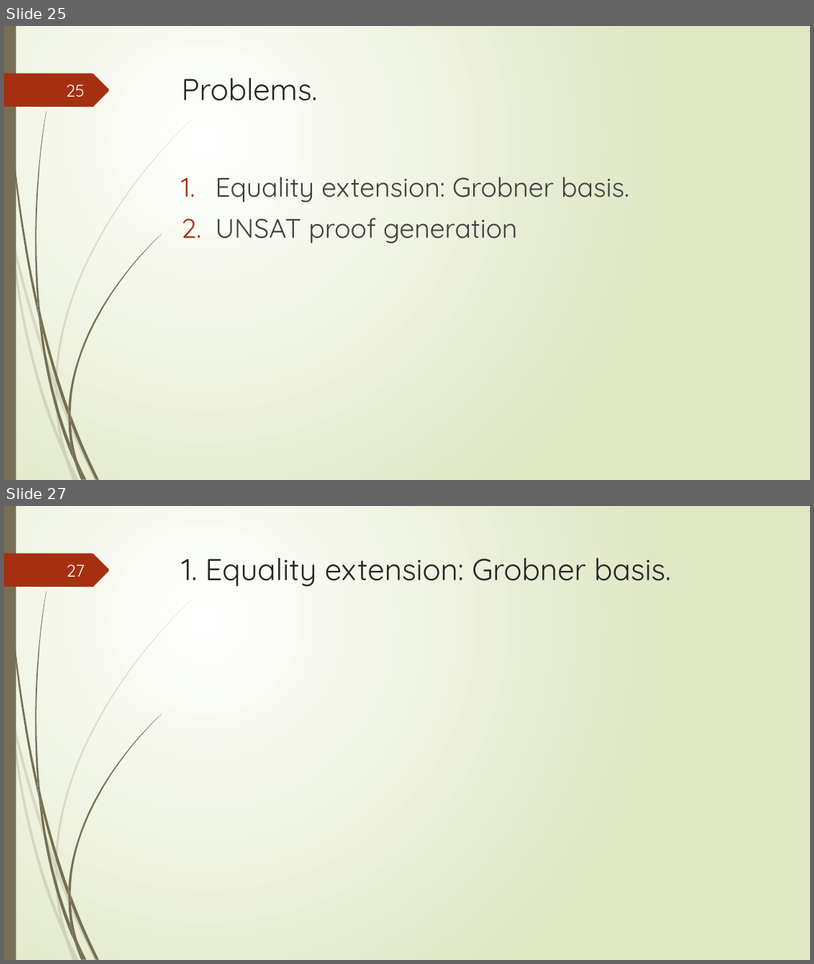
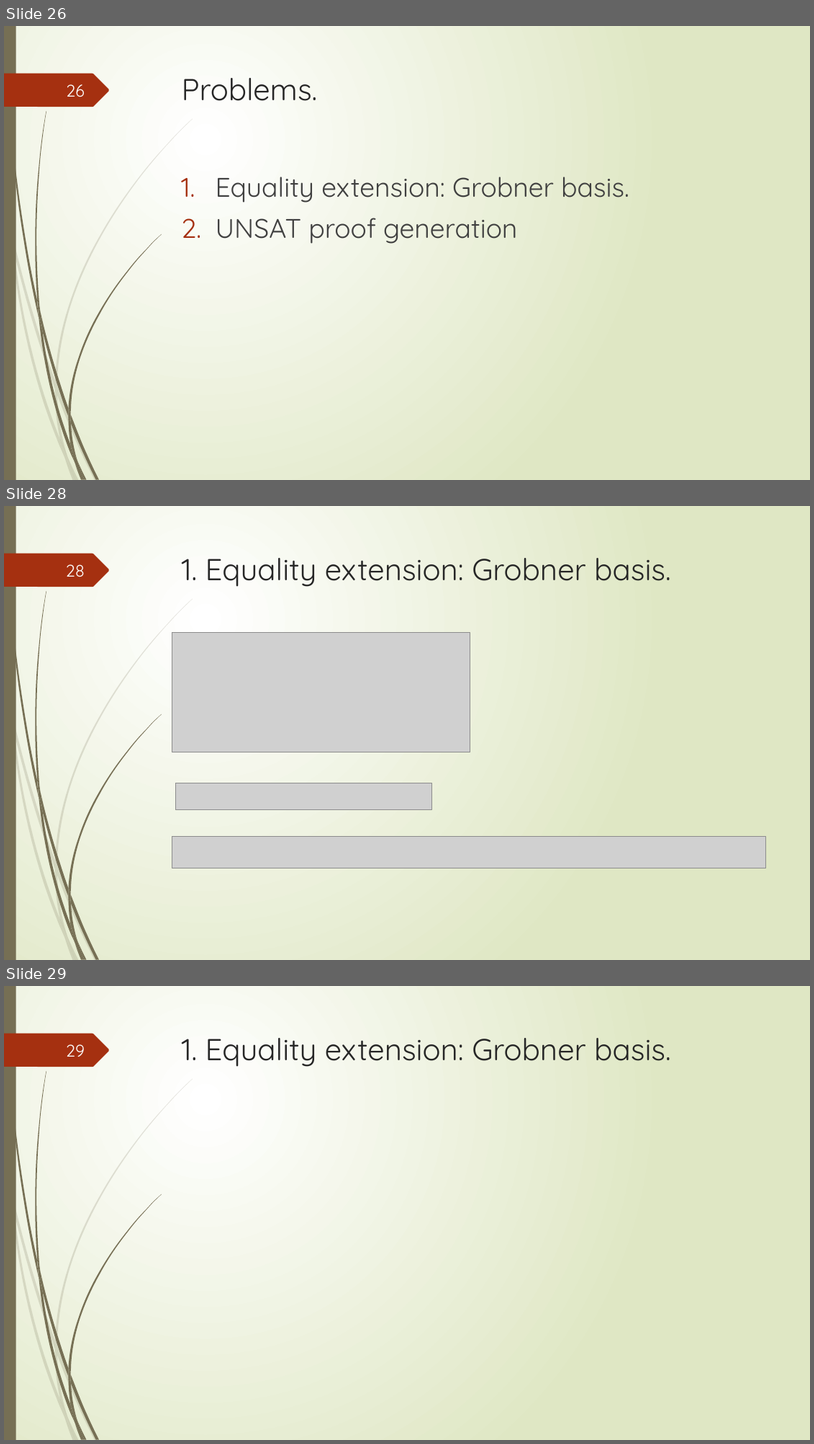
Before and after one commit to tungvx/raSAT, a slide deck: report/midterm.pptx. Shown one above the other, each under a label of ours: slides 25 and 27 before the commit, slides 26, 28 and 29 after it; the slides between them are not shown. The pictures are 814x964 and 814x1444 pixels, drawn with LibreOffice and Linux fonts; fonts in the diff are those of the drawing; grey boxes stand for pictures. Boxes give left, top, right and bottom in pixels: in the first picture for what was removed or moved away, otherwise in the second. Text is boxed around its words. In the diff, an @@ line names an element or a change of style, - is before the commit and + after.

```diff
--- a/report/midterm.pptx
+++ b/report/midterm.pptx
@@ slide 28 added at (x1=4, y1=506, x2=810, y2=960), background gradient #FFFFFF to #DFE8C4; not listed: 24 template elements that a slide beside it also shows @@
@@ page number added at (x1=66, y1=564, x2=85, y2=577), 20 pt, text #FEFFFF @@
+28
@@ title added at (x1=182, y1=558, x2=671, y2=587), 36 pt, text #262626 @@
+1. Equality extension: Grobner basis.
@@ picture added at (x1=172, y1=632, x2=470, y2=752) @@
@@ picture added at (x1=176, y1=782, x2=432, y2=809) @@
@@ picture added at (x1=172, y1=836, x2=766, y2=867) @@
@@ what was slide 25 is now slide 26 @@
@@ page number at (x1=66, y1=84, x2=85, y2=97): text changed @@
-25
+26
@@ what was slide 27 is now slide 29 @@
@@ page number at (x1=66, y1=1044, x2=85, y2=1057): text changed @@
-27
+29
```
Also in this commit, not shown: 16 slides changed, 3 other slides added, 2 slides removed.
